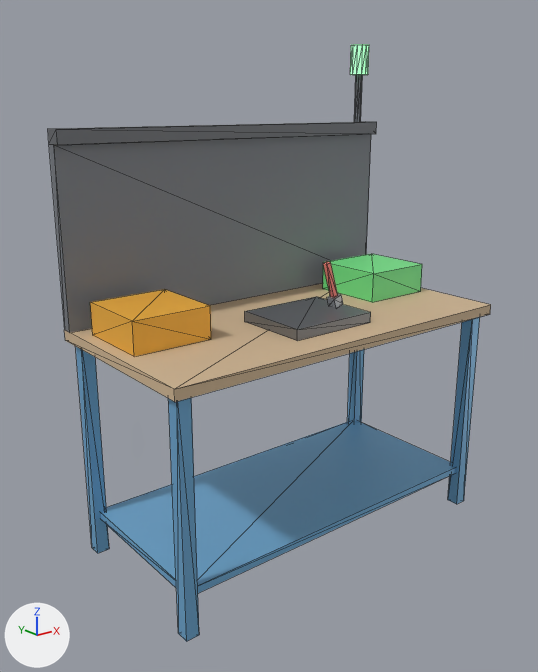
Before and after pictures for a commit that changed the glTF model assets/modelos3d/posto.glb.
Rendered twice from a 50 mm lens placed at (-1.79, -2.1, 1.68), pointed at (-0.08, 0.02, 0.83). Arrows for +X, +Y and +Z are at lower left; the lights stay in place. The picture after the commit comes second. Mesh edges are drawn as thin lines. Where no turn or scale is listed for an object, it has been applied to the vertices. Vertices at exactly the same position are counted once.

Before the edit, the objects in view are built like this:
```python
me_estrutura = bpy.data.meshes.new('estrutura')
me_estrutura.from_pydata(...)  # 102 vertices, 160 faces; spans x -0.75..0.75, y -0.38..0.38, z 0.0..1.8
# faces by material slot: [12, 60, 40, 24, 12, 12]
me_estrutura.materials.append(mat_tampo)  # beige #cfb593
me_estrutura.materials.append(mat_faixa)  # blue #72aed8
me_estrutura.materials.append(mat_painel)  # grey #83888f
me_estrutura.materials.append(mat_aco_escuro)  # grey #83868b
me_estrutura.materials.append(mat_laranja)  # orange #f5b33d
me_estrutura.materials.append(mat_verde)  # green #76e789
ob_estrutura = bpy.data.objects.new('estrutura', me_estrutura)
ob_estrutura.location = (0.0, 0.0, 0.0)
```
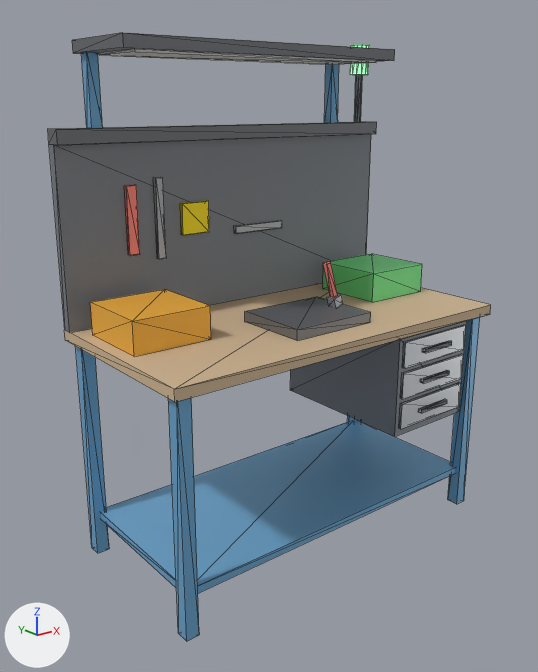
The change, as a diff of the scene's bpy script:
```diff
--- a/assets/modelos3d/posto.glb.py
+++ b/assets/modelos3d/posto.glb.py
@@ mat_pintura @@
+mat_pintura = principled_material('pintura')
+mat_pintura.base_color = (0.902, 0.914, 0.929)  # white #f4f5f7
+mat_pintura.metallic = 0.2
+mat_pintura.roughness = 0.45
@@ mat_amarelo @@
+mat_amarelo = principled_material('amarelo')
+mat_amarelo.base_color = (0.961, 0.769, 0.0)  # yellow #fbe300
+mat_amarelo.roughness = 0.6
@@ mat_base @@
+mat_base = principled_material('base')
+mat_base.base_color = (0.169, 0.18, 0.2)  # grey #72767c
+mat_base.metallic = 0.4
+mat_base.roughness = 0.6
@@ me_estrutura @@
 # used by ob_estrutura; location = (0.0, 0.0, 0.0)
-me_estrutura.from_pydata(...)  # 102 vertices, 160 faces; spans x -0.75..0.75, y -0.38..0.38, z 0.0..1.8
+me_estrutura.from_pydata(...)  # 222 vertices, 340 faces; spans x -0.75..0.75, y -0.38..0.38, z 0.0..1.88
+# me_estrutura part 1: a new loose piece, a box spanning x -0.62..-0.58, y 0.31..0.35, z 1.6..1.84, in mat_faixa (blue #72aed8)
+# me_estrutura part 2: a new loose piece, a box spanning x 0.48..0.52, y 0.31..0.35, z 1.6..1.84, in mat_faixa (blue #72aed8)
+# me_estrutura part 3: a new loose piece, a box spanning x 0.26..0.66, y -0.33..0.3, z 0.44..0.84, in mat_painel (grey #83888f)
+# me_estrutura part 4: a new loose piece, a box spanning x -0.64..0.54, y 0.02..0.37, z 1.84..1.88, in mat_aco_escuro (grey #83868b)
+# me_estrutura part 5: a new loose piece, a box spanning x 0.28..0.64, y -0.34..-0.33, z 0.47..0.575, in mat_aco (light grey #c2c5ca)
+# me_estrutura part 6: a new loose piece, a box spanning x 0.28..0.64, y -0.34..-0.33, z 0.595..0.7, in mat_aco (light grey #c2c5ca)
+# me_estrutura part 7: a new loose piece, a box spanning x 0.28..0.64, y -0.34..-0.33, z 0.72..0.825, in mat_aco (light grey #c2c5ca)
+# me_estrutura part 8: a new loose piece, a box spanning x -0.38..-0.35, y 0.315..0.33, z 1.12..1.42, in mat_aco (light grey #c2c5ca)
+# me_estrutura part 9: a new loose piece, a box spanning x -0.02..0.22, y 0.315..0.33, z 1.18..1.21, in mat_aco (light grey #c2c5ca)
+# me_estrutura part 10: a new loose piece, a box spanning x 0.38..0.54, y -0.355..-0.34, z 0.515..0.53, in mat_base (grey #72767c)
+# me_estrutura part 11: a new loose piece, a box spanning x 0.38..0.54, y -0.355..-0.34, z 0.64..0.655, in mat_base (grey #72767c)
+# me_estrutura part 12: a new loose piece, a box spanning x 0.38..0.54, y -0.355..-0.34, z 0.765..0.78, in mat_base (grey #72767c)
+# me_estrutura part 13: a new loose piece, a box spanning x -0.5..-0.46, y 0.315..0.33, z 1.15..1.4, in mat_vermelho (red #ff8a7f)
+# me_estrutura part 14: a new loose piece, a box spanning x -0.27..-0.15, y 0.315..0.33, z 1.2..1.32, in mat_amarelo (yellow #fbe300)
+# me_estrutura part 15: a new loose piece, a box spanning x -0.58..0.48, y 0.06..0.3, z 1.832..1.84, in mat_pintura (white #f4f5f7)
 me_estrutura.materials.append(mat_tampo)
@@ me_estrutura @@
 me_estrutura.materials.append(mat_verde)
+me_estrutura.materials.append(mat_aco)  # light grey #c2c5ca
+me_estrutura.materials.append(mat_base)  # grey #72767c
+me_estrutura.materials.append(mat_vermelho)  # red #ff8a7f
+me_estrutura.materials.append(mat_amarelo)  # yellow #fbe300
+me_estrutura.materials.append(mat_pintura)  # white #f4f5f7
```

Location of each change, [x1, y1, x2, y2] in pixels of the pictures (538 x 672 px):
'estrutura', reshaped (7% taller)
    before: [48, 74, 491, 642]
    after: [48, 32, 491, 642]
part 1 of me_estrutura, added (blue)
    after: [81, 52, 103, 128]
part 2 of me_estrutura, added (blue)
    after: [324, 64, 339, 123]
part 3 of me_estrutura, added
    after: [290, 321, 467, 437]
part 4 of me_estrutura, added
    after: [72, 32, 395, 61]
part 5 of me_estrutura, added
    after: [399, 383, 461, 429]
part 6 of me_estrutura, added
    after: [400, 354, 463, 399]
part 7 of me_estrutura, added
    after: [402, 325, 466, 369]
part 8 of me_estrutura, added
    after: [153, 177, 166, 259]
part 9 of me_estrutura, added
    after: [234, 220, 282, 233]
part 10 of me_estrutura, added
    after: [418, 399, 447, 413]
part 11 of me_estrutura, added
    after: [420, 370, 450, 384]
part 12 of me_estrutura, added
    after: [422, 341, 452, 353]
part 13 of me_estrutura, added (red)
    after: [124, 185, 140, 255]
part 14 of me_estrutura, added (yellow)
    after: [180, 201, 209, 235]
part 15 of me_estrutura, added
    after: [99, 49, 376, 65]
